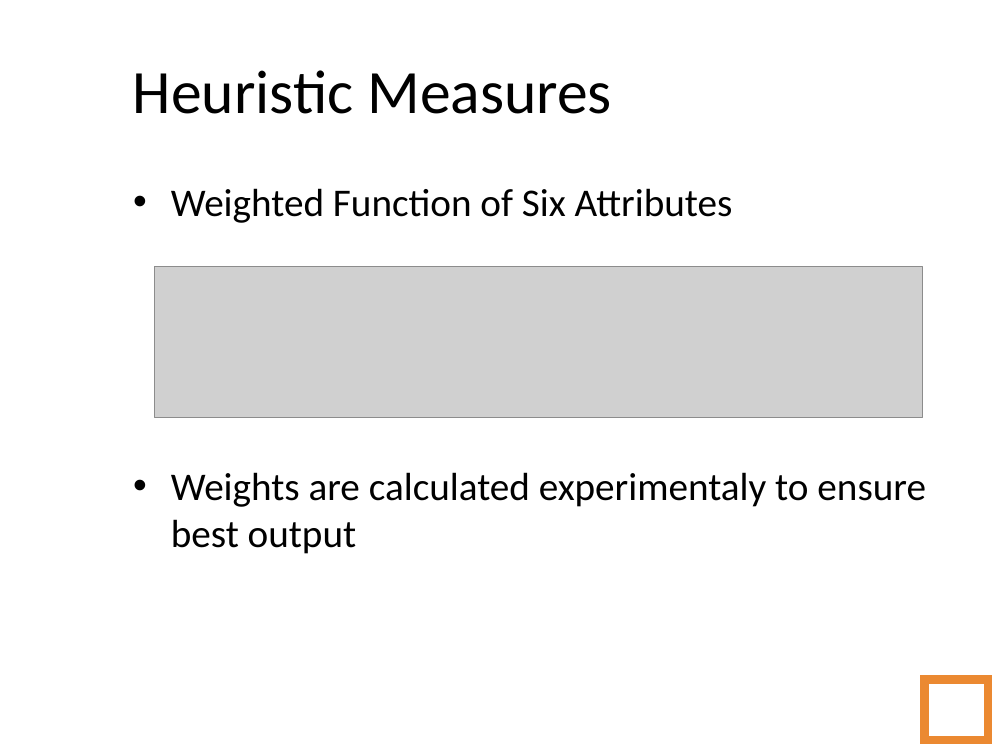
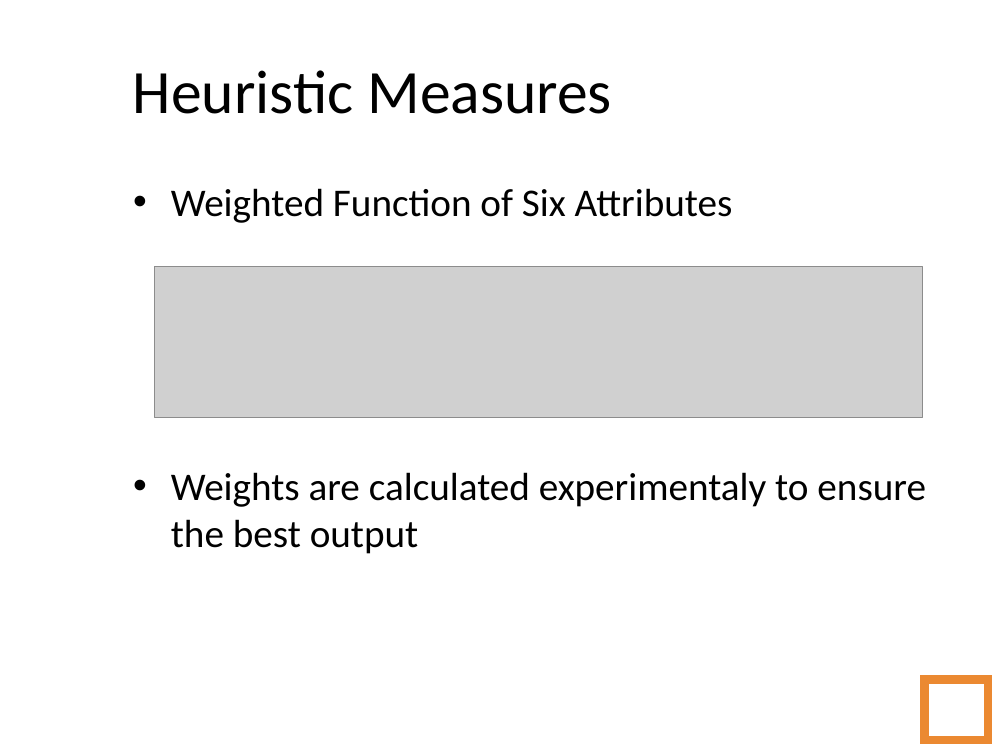
Before and after one commit to amidos2006/Automatic-Game-Script-Generation, a slide deck: slide 45 of Presentation/Automatic Game Script Generation.ppt (slide 42 before the commit). Drawn at 1008x756 pixels with LibreOffice and Linux fonts; fonts in the diff are those of the drawing; grey boxes stand for pictures; background and template pictures are left out. Boxes give left, top, right and bottom in pixels: in the first picture for what was removed or moved away, otherwise in the second. Text is boxed around its words. In the diff, an @@ line names an element or a change of style, - is before the commit and + after.

```diff
--- a/Presentation/Automatic Game Script Generation.ppt
+++ b/Presentation/Automatic Game Script Generation.ppt
@@ text at box(171, 472, 926, 554): text changed @@
-• Weights are calculated experimentaly to ensure best output
+• Weights are calculated experimentaly to ensure the best output
```
Also in this commit, not shown: 28 other slides changed, 7 slides added.
